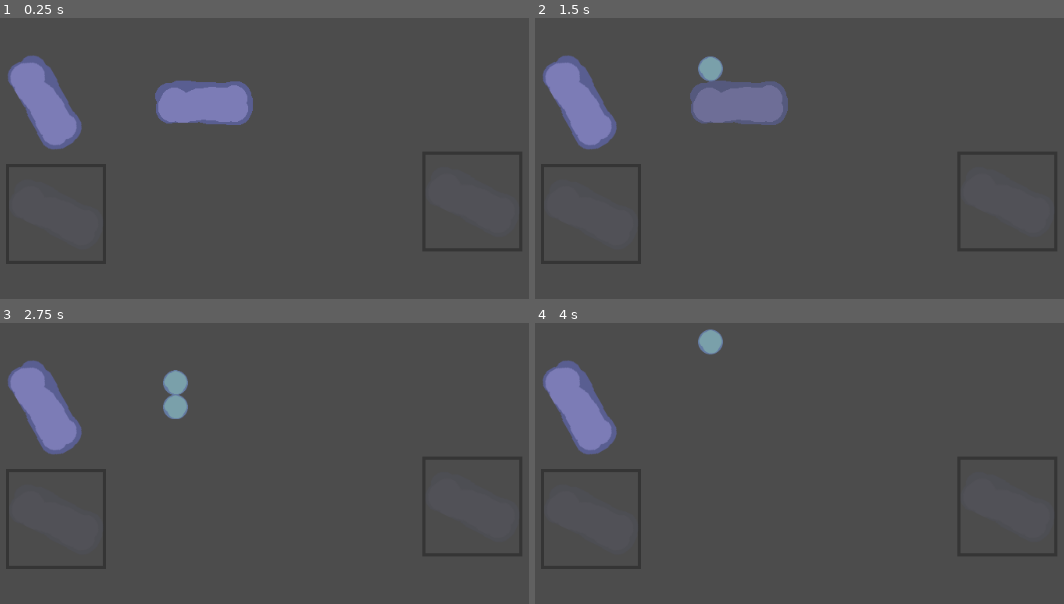
Above: before the commit, frames 1-4 (two rows, left to right).
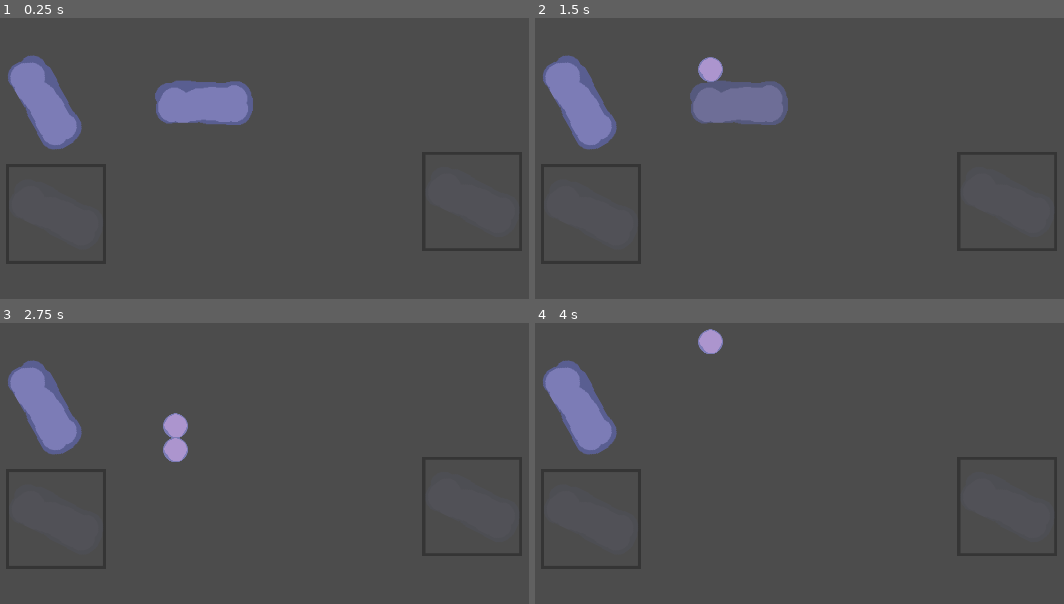
Above: after the commit, the same moments.

Repository: 0xOnyx/UpsiJam2.0
Game: Godot game, scene res://level/level.tscn
Two runs of this game, one before a commit and one after it. Both use one fixed random seed, a clock stepped at 60 frames per second and the inputs below.
Inputs:
- Up to frame 1 (0.25 s): no input
- Up to frame 2 (1.5 s): tap Enter at 0.5 s
- Up to frame 3 (2.75 s): no input
- Up to frame 4 (4 s): no input

The runs differ from the first frame. In frame 2, 0.3% of the frame differs, in the area x 30-36%, y 13-23%; in frame 3, 1.3%, in the area x 30-36%, y 16-50%; in frame 4, 0.3%.

Commit message:
number of styles

Diff:
--- a/ball/ball.gd
+++ b/ball/ball.gd
@@ -7,15 +7,16 @@
 
 
 var bounce_factor
-onready var style
+#onready var style
 var number_of_styles = 4
 
 var out = 1;
 
 # Called when the node enters the scene tree for the first time.
 func _ready():
-	if style == null:
-		style = 1
+	pass
+
+func _init(var style):
 	if style == 0:
 		style1()
 	elif style == 1:
@@ -33,25 +34,25 @@
 #func _process(delta):
 #	pass
 func style0():
-	print("heavy ball")
+#	print("heavy ball")
 	$Sprite.frame = 1
 	weight = 100
 
 func style1():
-	print("low bounce ball")
+#	print("low bounce ball")
 	$Sprite.frame = 2
 	bounce_factor = .1
 
 func style2():
-	print("medium bounce ball")
+#	print("medium bounce ball")
 	$Sprite.frame = 3
 	bounce_factor = .5
 
 func style3():
-	print("high bounce ball")
+#	print("high bounce ball")
 	$Sprite.frame = 4
 	bounce_factor = .9
 
 func _on_VisibilityNotifier2D_screen_exited() -> void:
-	print("despawning ball")
+#	print("despawning ball")
 	queue_free()
--- a/project.godot
+++ b/project.godot
@@ -13,6 +13,11 @@
 config/name="Upsi Jam 2 . 0"
 run/main_scene="res://level/level.tscn"
 config/icon="res://icon.png"
+
+[display]
+
+window/stretch/mode="2d"
+window/stretch/aspect="keep_height"
 
 [global]
 
